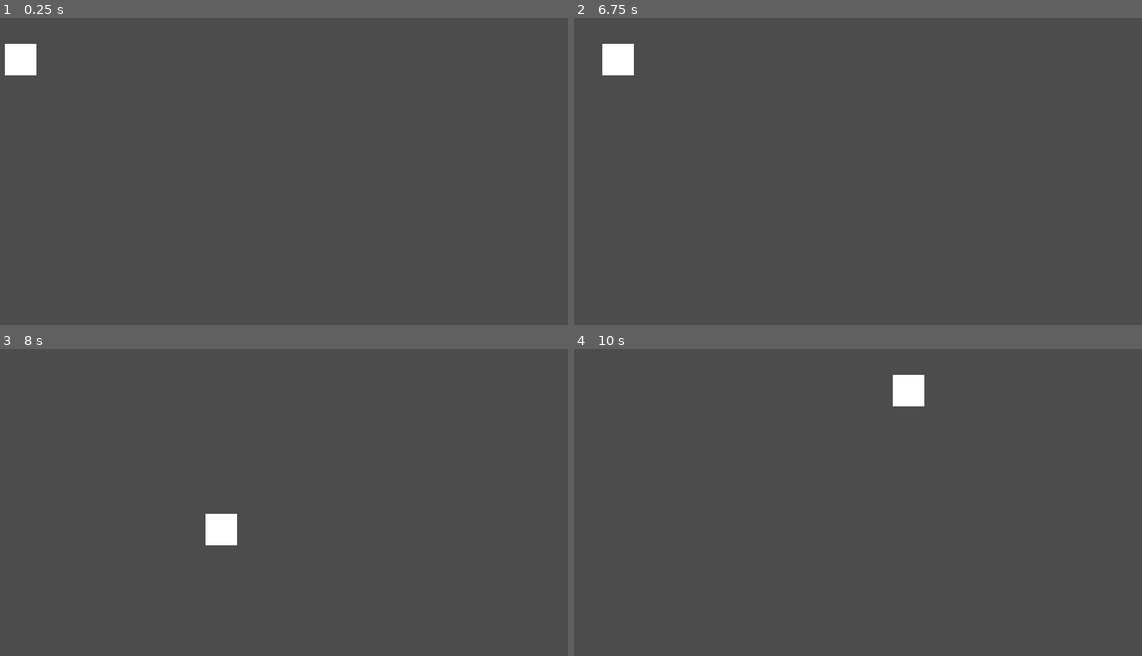
Above: before the commit, frames 1-4 (two rows, left to right).
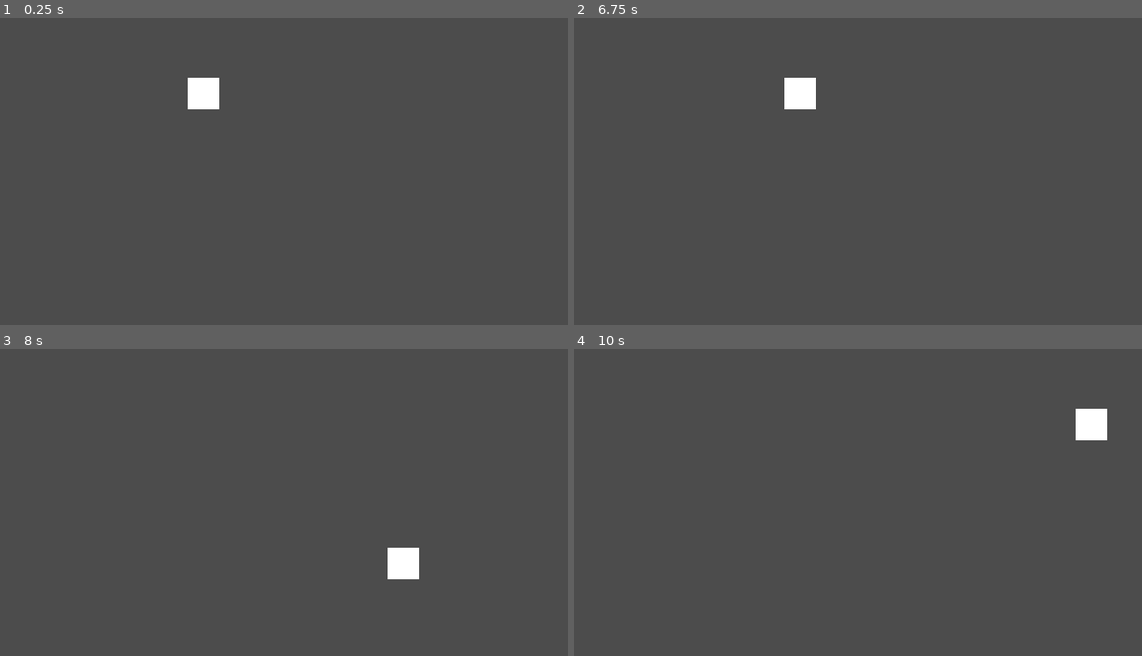
Above: after the commit, the same moments.

Repository: Archeologits/GMTK-GJ-21
Game: Godot game, scene res://Main.tscn
Two runs of this game, one before a commit and one after it. Both use one fixed random seed, a clock stepped at 60 frames per second and the inputs below.
Inputs:
- Up to frame 1 (0.25 s): no input
- Up to frame 2 (6.75 s): click "New Game" at 0.5 s; click "New Game" at 1.25 s; click "Continue" at 2 s; click "Continue" at 2.75 s; click "Load Game" at 3.5 s; click "Back" at 4.25 s; click "Save Game" at 5 s; click "Save Game" at 5.75 s; hold Right (ui_right) from 6.53 s (still down)
- Up to frame 3 (8 s): release Right (ui_right) at 7.28 s; hold Down (ui_down) from 7.28 s (still down)
- Up to frame 4 (10 s): release Down (ui_down) at 8.03 s; hold Right (ui_right) 8.03-8.78 s; hold Up (ui_up) 8.78-9.53 s; hold Left (ui_left) from 9.53 s (still down)

The runs differ from the first frame. In frame 1, 1.1% of the frame differs, in the area x 0-39%, y 8-30%; in frame 2, 1.1%; in frame 3, 1.1%; in frame 4, 1.1%.

Commit message:
player0 added and mono removed

Diff:
--- a/Main.tscn
+++ b/Main.tscn
@@ -1,11 +1,15 @@
-[gd_scene load_steps=3 format=2]
+[gd_scene load_steps=4 format=2]
 
 [ext_resource path="res://gui/PauseMenu.tscn" type="PackedScene" id=1]
 [ext_resource path="res://entities/Player.tscn" type="PackedScene" id=2]
+[ext_resource path="res://entities/player0/Player0.tscn" type="PackedScene" id=3]
 
 [node name="Main" type="Node2D"]
 
 [node name="PauseMenu" parent="." instance=ExtResource( 1 )]
 
 [node name="Player" parent="." instance=ExtResource( 2 )]
-position = Vector2( 158.392, 121.622 )
+position = Vector2( 447.083, 175.156 )
+
+[node name="Player2" parent="." instance=ExtResource( 3 )]
+position = Vector2( 1573.76, -0.083847 )
--- a/entities/Player.gd
+++ b/entities/Player.gd
@@ -7,7 +7,6 @@
 export (int, 0, 100) var max_health : int = 100
 
 var has_tool : bool = false
-
 #onready var healthbar : HealthBar = $"../HUD/Health"
 
 var facing : Vector2 = Vector2.RIGHT
@@ -26,6 +25,10 @@
 func _physics_process(delta : float) -> void:
   _apply_movement(delta)
 
+func _input(event : InputEvent) -> void:
+  if event.is_action_pressed("pass_item"):
+    pass_item()
+
 func _handle_input() -> void:
   direction.x = int(Input.is_action_pressed("ui_right")) - int(Input.is_action_pressed("ui_left"))
   direction.y = int(Input.is_action_pressed("ui_down")) - int(Input.is_action_pressed("ui_up"))
--- a/entities/Player.tscn
+++ b/entities/Player.tscn
@@ -6,6 +6,9 @@
 
 [sub_resource type="RectangleShape2D" id=1]
 extents = Vector2( 25, 25 )
+
+[sub_resource type="RectangleShape2D" id=2]
+extents = Vector2( 50, 50 )
 
 [node name="Player" type="KinematicBody2D" groups=[
 "Players",
@@ -29,5 +32,10 @@
 "_edit_use_anchors_": false
 }
 
-[node name="CollisionShape2D" type="CollisionShape2D" parent="."]
+[node name="Collision" type="CollisionShape2D" parent="."]
 shape = SubResource( 1 )
+
+[node name="Interaction" type="Area2D" parent="."]
+
+[node name="Shape" type="CollisionShape2D" parent="Interaction"]
+shape = SubResource( 2 )
--- /dev/null
+++ b/entities/player0/Player0.tscn
@@ -0,0 +1,8 @@
+[gd_scene load_steps=2 format=2]
+
+[ext_resource path="res://entities/Player.tscn" type="PackedScene" id=1]
+
+[node name="Player" instance=ExtResource( 1 )]
+
+[node name="ColorRect" parent="Body" index="0"]
+color = Color( 0, 0.109804, 1, 1 )
--- a/levels/Main.tscn
+++ b/levels/Main.tscn
@@ -1,7 +1,8 @@
-[gd_scene load_steps=3 format=2]
+[gd_scene load_steps=4 format=2]
 
 [ext_resource path="res://gui/PauseMenu.tscn" type="PackedScene" id=1]
 [ext_resource path="res://entities/Player.tscn" type="PackedScene" id=2]
+[ext_resource path="res://entities/player0/Player0.tscn" type="PackedScene" id=3]
 
 [node name="Main" type="Node2D"]
 
@@ -11,3 +12,6 @@
 
 [node name="Player" parent="." instance=ExtResource( 2 )]
 position = Vector2( 158.392, 121.622 )
+
+[node name="Player2" parent="." instance=ExtResource( 3 )]
+position = Vector2( 723.682, 116.868 )
Not shown, removed: .mono/assemblies/Debug/GodotSharp.xml
Not shown, removed: .mono/assemblies/Debug/GodotSharpEditor.xml
Not shown, removed: .mono/metadata/ide_messaging_meta.txt
Not shown: 1 places in entities/Player.tscn that only renumber resources
Not shown, changed: .gitignore
Not shown, removed: .mono/assemblies/Debug/GodotSharp.dll
Not shown, removed: .mono/assemblies/Debug/GodotSharp.pdb
Not shown, removed: .mono/assemblies/Debug/GodotSharpEditor.dll
Not shown, removed: .mono/assemblies/Debug/GodotSharpEditor.pdb
Not shown, added: entities/player0/audio/.gitignore
Not shown, added: entities/player0/textures/.gitignore
